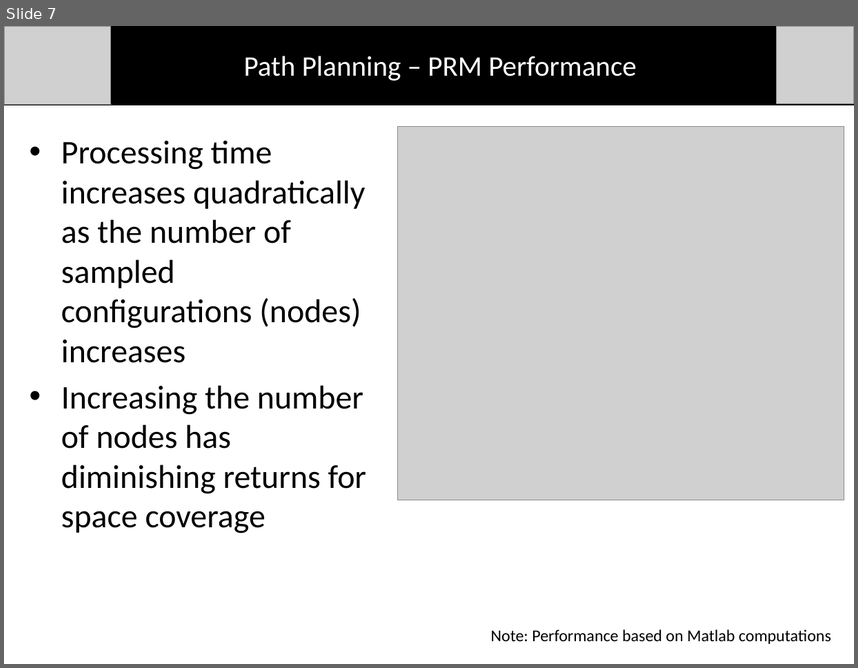
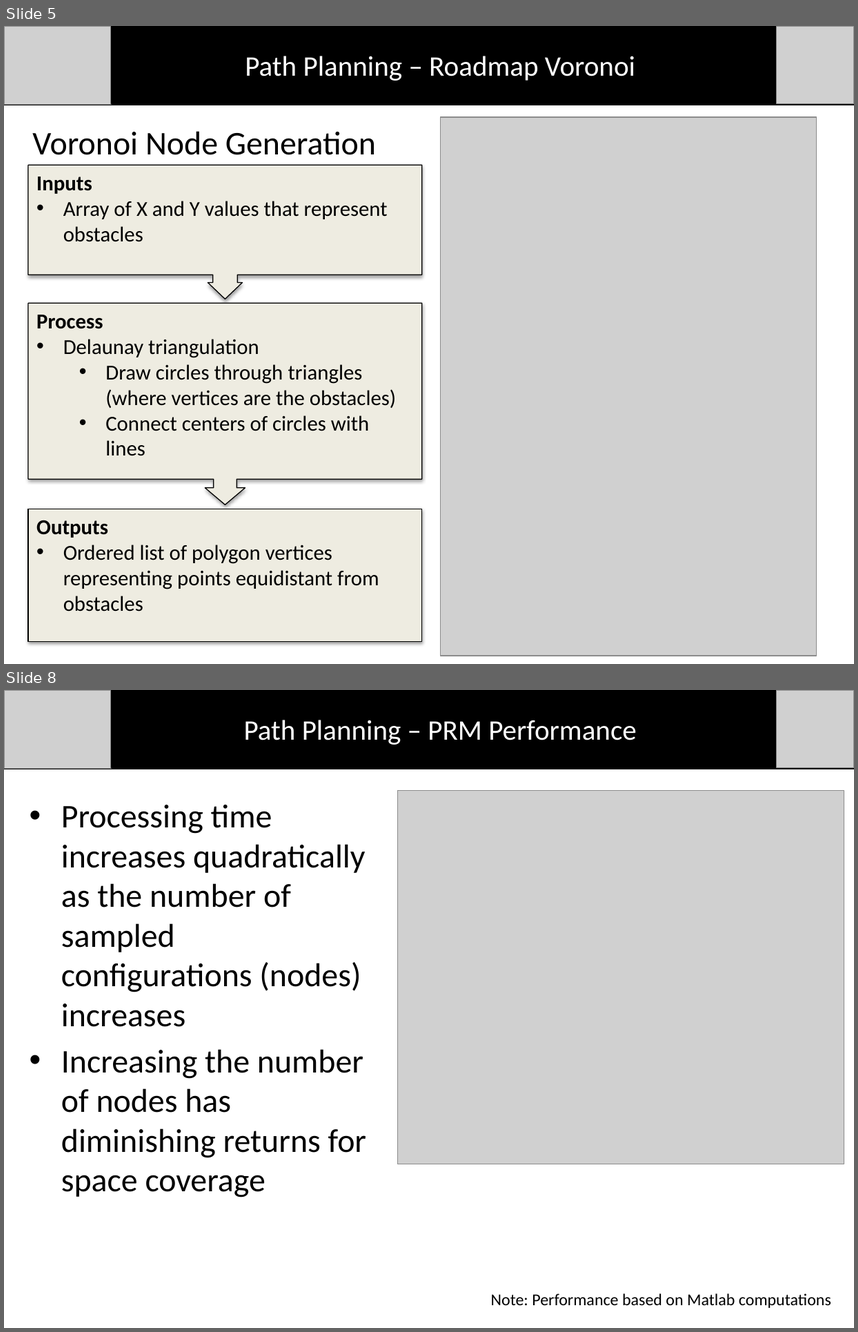
Before and after one commit to dtbinh/FlyNet, a slide deck: Presentations/CDR_Fall_2015/Individual_Slides/Bryce/PathPlanning.pptx. Shown one above the other, each under a label of ours: slide 7 before the commit, slides 5 and 8 after it; the slides between them are not shown. The pictures are 858x668 and 858x1332 pixels, drawn with LibreOffice and Linux fonts; fonts in the diff are those of the drawing; grey boxes stand for pictures. Boxes give left, top, right and bottom in pixels: in the first picture for what was removed or moved away, otherwise in the second. Text is boxed around its words. In the diff, an @@ line names an element or a change of style, - is before the commit and + after.

```diff
--- a/Presentations/CDR_Fall_2015/Individual_Slides/Bryce/PathPlanning.pptx
+++ b/Presentations/CDR_Fall_2015/Individual_Slides/Bryce/PathPlanning.pptx
@@ slide 5 added at (x1=4, y1=26, x2=854, y2=664), background #FFFFFF @@
@@ group added at (x1=4, y1=26, x2=854, y2=104): 2 pictures, 1 line, 1 rectangle, 1 text @@
+Path Planning – Roadmap Voronoi
@@ picture added at (x1=441, y1=117, x2=817, y2=655) @@
@@ text added at (x1=32, y1=131, x2=376, y2=155), 28 pt, text #000000 @@
+Voronoi Node Generation
@@ down arrow callout added at (x1=27, y1=165, x2=421, y2=299), fill #EEECE1, outline #000000 0.75 pt, 18 pt, text #000000 @@
+Inputs
+• Array of X and Y values that represent obstacles
@@ down arrow callout added at (x1=27, y1=303, x2=421, y2=505), fill #EEECE1, outline #000000 0.75 pt, 18 pt, text #000000 @@
+Process
+• Delaunay triangulation
+  • Draw circles through triangles (where vertices are the obstacles)
+  • Connect centers of circles with lines
@@ rectangle added at (x1=27, y1=509, x2=421, y2=641), fill #EEECE1, outline #000000 0.75 pt, 18 pt, text #000000 @@
+Outputs
+• Ordered list of polygon vertices representing points equidistant from obstacles
@@ what was slide 7 is now slide 8 @@
```
Also in this commit, not shown: 7 slides changed, 1 other file.
